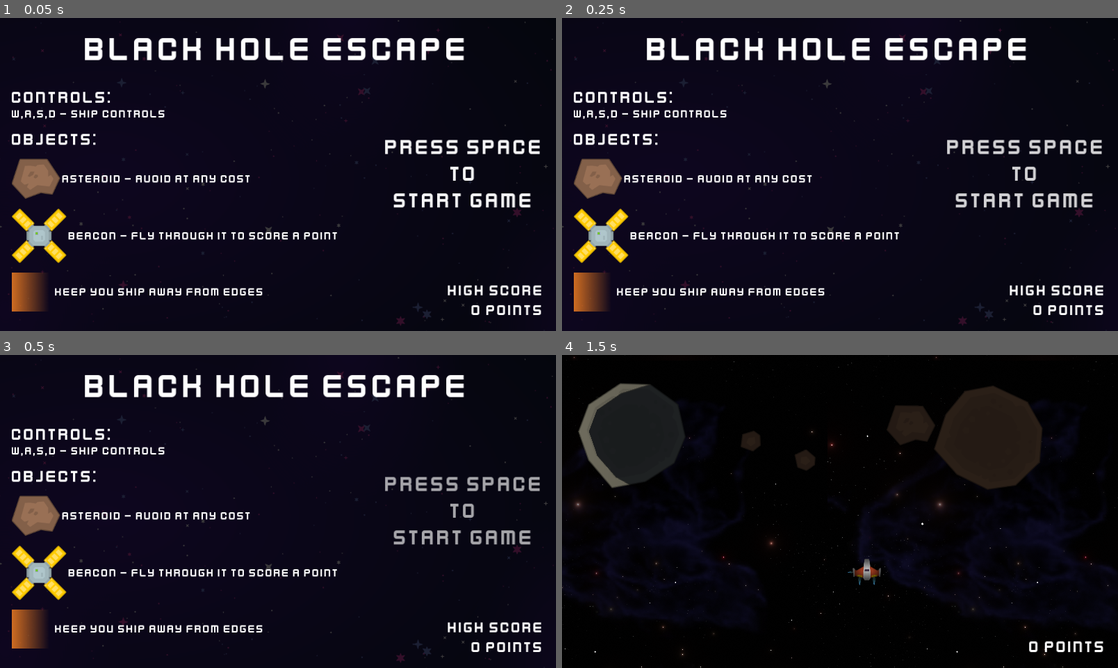
Above: before the commit, frames 1-4 (two rows, left to right).
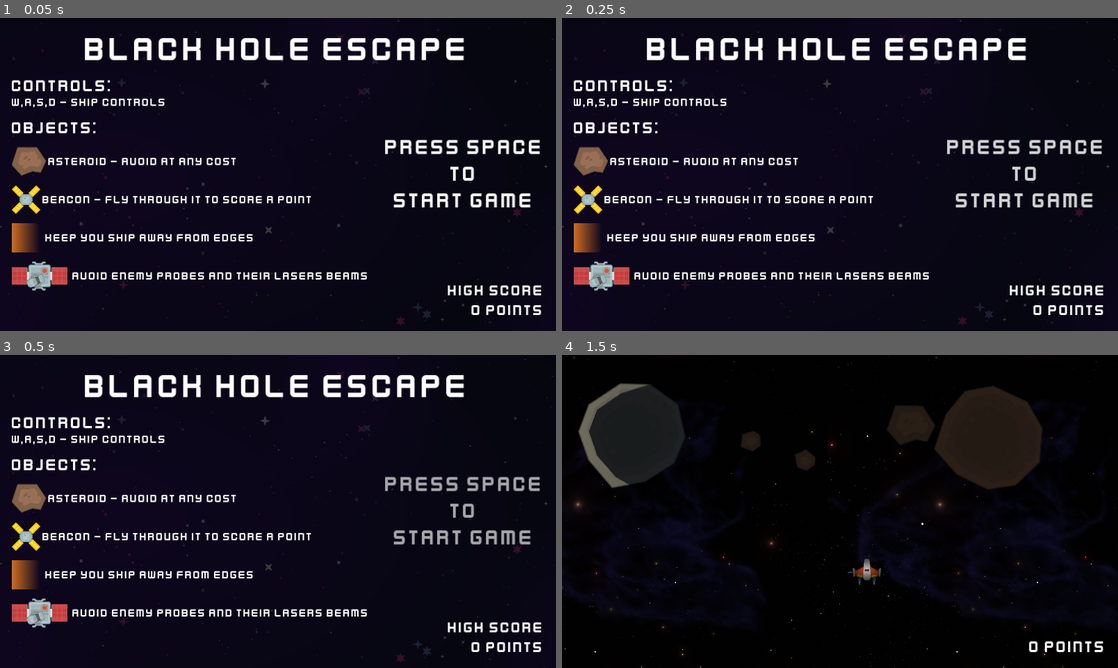
Above: after the commit, the same moments.

Repository: jstasiaczek/black_hole_escape
Game: Godot game, scene res://scenes/main/main.tscn
The game is run twice, just before and just after one commit, with the same random seed, the same clock (stepped at 60 frames per second) and the same inputs.
Inputs:
- Up to frame 1 (0.05 s): no input
- Up to frame 2 (0.25 s): no input
- Up to frame 3 (0.5 s): no input
- Up to frame 4 (1.5 s): tap Space (action) at 0.5, 0.6, 1.35 s; hold D (right) from 0.53 s (still down); tap W (forward) at 0.77 s

The runs differ from the first frame. In frame 1, 8.7% of the frame differs, in the area x 2-66%, y 19-94%; in frame 2, 8.7%; in frame 3, 8.7%; in frame 4, nothing differs.

Commit message:
fixed sounds for web export, updated main menu

Diff:
--- a/scenes/laser/laser.tscn
+++ b/scenes/laser/laser.tscn
@@ -76,12 +76,12 @@
 frame = 4
 frame_progress = 1.0
 
-[node name="shotSound" type="AudioStreamPlayer2D" parent="."]
+[node name="shotSound" type="AudioStreamPlayer" parent="."]
 stream = ExtResource("4_ke2cx")
+volume_db = -5.0
 
-[node name="boomSound" type="AudioStreamPlayer2D" parent="."]
+[node name="boomSound" type="AudioStreamPlayer" parent="."]
 stream = ExtResource("5_de6dt")
-volume_db = 5.0
 
 [connection signal="area_entered" from="." to="." method="_on_area_entered"]
 [connection signal="body_entered" from="." to="." method="_on_body_entered"]
--- a/scenes/main/main.tscn
+++ b/scenes/main/main.tscn
@@ -93,17 +93,19 @@
 
 
 
-
 [font=res://assets/fonts/kenvector_future_thin.ttf][font_size=36]Controls:[/font_size]
 [font_size=24]W,A,S,D - ship controls[/font_size]
 
 [font_size=36]Objects:[/font_size]
 
-[img]res://assets/meteors/asteroid_1.png[/img] [font_size=24]Asteroid - avoid at any cost[/font_size]
+[img height=60]res://assets/meteors/asteroid_1.png[/img] [font_size=24]Asteroid - avoid at any cost[/font_size]
 
-[img]res://assets/beacon/spaceStation_019_main.png[/img] [font_size=24]Beacon - fly through it to score a point[/font_size]
+[img  height=60]res://assets/beacon/spaceStation_019_main.png[/img] [font_size=24]Beacon - fly through it to score a point[/font_size]
 
-[img height=80]res://assets/danger/danger_zone.png[/img] [font_size=24] Keep you ship away from edges[/font_size]
+[img height=60]res://assets/danger/danger_zone.png[/img] [font_size=24] Keep you ship away from edges[/font_size]
+
+[img height=60]res://assets/enemy/preview.png[/img] [font_size=24] Avoid enemy probes and their lasers beams[/font_size]
+
 [/font]"
 
 [node name="Label2" type="Label" parent="MarginContainer"]
Binary file added: assets/enemy/preview.png
Not shown, added: assets/enemy/preview.png.import
Not shown, changed: html_release/index.html
Not shown, changed: html_release/index.pck
